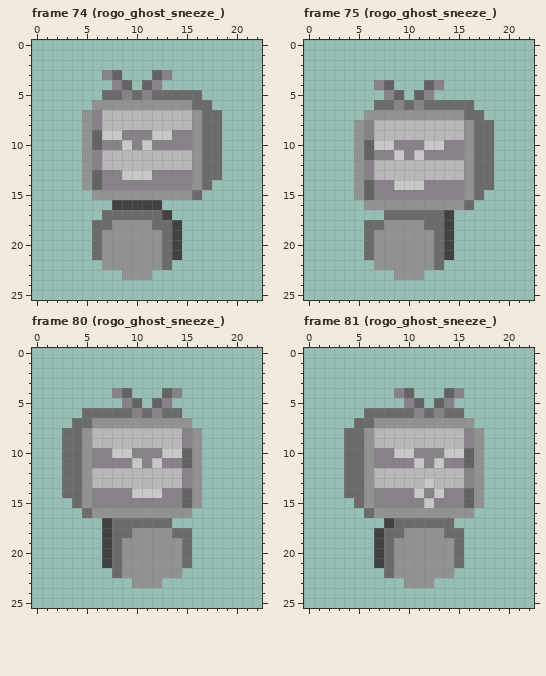
Pixel-art file -- RawResources/Characters/Rogo/rogo.aseprite. The picture above is the old version.
23x26 pixels, 364 frames. Colours within 5 levels of each other are drawn and written as one. Shown: frame 74 (rogo_ghost_sneeze_), frame 75 (rogo_ghost_sneeze_), frame 80 (rogo_ghost_sneeze_), frame 81 (rogo_ghost_sneeze_). The commit also changed other frames, which this record leaves out.
The same view after the edit:
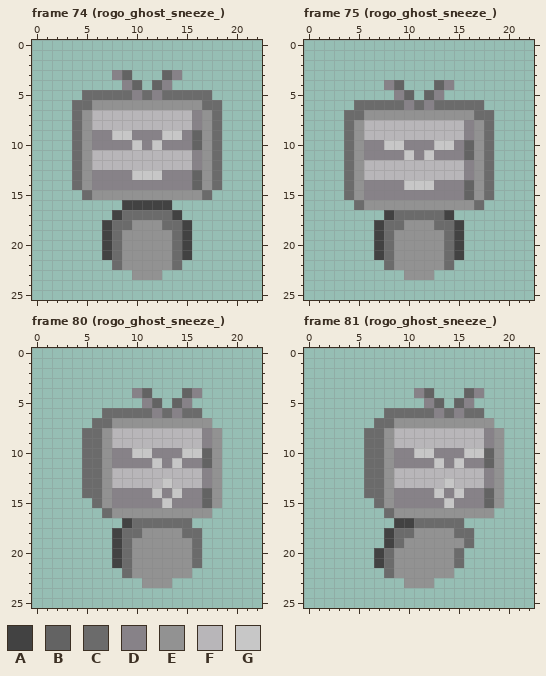
Palette (. is transparent): A #424242  B #636363  C #6b6b6b  D #878288  E #929292  F #b8b6b9  G #c7c7c7
From old to new:
Changed rows in their new state; - is an unchanged pixel.
Frame 74 (rogo_ghost_sneeze_), layer "rogo":
first column x 4:
 3 ---.DB--.BD----
 4 ----.DB.BD-----
 5 -CC--CDCD----C-
 6 CC----------E-C
 7 C-F---------DE-
 8 C-F---------DE-
 9 C-DD-G--D-G-BE-
10 C-D--DGDG---BE-
11 C-F---------DE-
12 C-F---------DE-
13 C-D--D--G---BE-
14 C-D---------BEC
15 -C----------EC-
16 ----.----A-----
17 ---.A----CA----
18 --.ACC--E-CA---
19 --.AC----ECA---
20 --.AC----ECA---
21 --.AC----ECA---
22 ---.C----EC----
23 -----.--E------
Frame 75 (rogo_ghost_sneeze_), layer "rogo":
first column x 4:
 4 ---.DB--.BD----
 5 ----.DB.BD-----
 6 -CC--CDCD----C-
 7 CC----------E-C
 8 C-F---------DE-
 9 C-F---------DE-
10 C-DD-G--D-G-BE-
11 C-D--DGDG---BE-
12 C-F---------DE-
13 C-F---------DE-
14 C-D--D--G---BE-
15 C-D---------BEC
16 -C----------EC-
17 ----A----------
18 --.ACC--E-CA---
19 --.AC----ECA---
20 --.AC----ECA---
21 --.AC----ECA---
22 ---.C----EC----
23 -----.--E------
Frame 80 (rogo_ghost_sneeze_), layer "rogo":
first column x 3:
 4 -----..DB-..BD--
 5 ------..D-.BD---
 6 --..---C---DCC--
 7 -..CC--------EE-
 8 ..CCE-------FFDE
 9 ..CCE-------FFDE
10 ..CCEDDGG-DDGGBE
11 ..CCE--D---GDDBE
12 ..CCE-------FFDE
13 ..CCE-----G-FFDE
14 ..CCE--DD--GDDBE
15 -..CE-----G-DDBE
16 --..C--------EE-
17 ----..A----CC---
18 ----.A-C---E-C--
19 ----.AC-----EC--
20 ----.AC-----EC--
21 ----.AC-----EC--
22 -----.C-----E---
23 -------.--E-----
Frame 81 (rogo_ghost_sneeze_), layer "rogo":
first column x 4:
 4 -----..DB-..BD--
 5 ------..D-.BD---
 6 --..---C---DCC--
 7 -..CC--------EE-
 8 ..CCE-------FFDE
 9 ..CCE-------FFDE
10 ..CCEDDGG-DDGGBE
11 ..CCE--D---GDDBE
12 ..CCE-------FFDE
13 ..CCE---F-G-FFDE
14 ..CCE--D---GDDBE
15 -..CE---D-G-DDBE
16 --..C--------EE-
17 ----.AA----C----
18 ---.A-C---E-C---
19 ---.AC-----EC---
Where, in picture pixels (left, top, right, bottom), the same in both pictures:
changed: (72, 70, 222, 280)
changed: (344, 80, 494, 280)
changed: (62, 388, 222, 588)
changed: (344, 388, 504, 548)
